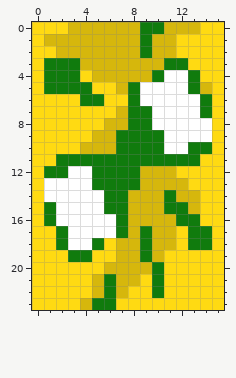
Pixel-art file -- Assets/Resources/Sprites/Cards/doubledown.aseprite. Above, as it was before the edit.
16x24 pixels, 1 frame.
The same view after the edit:
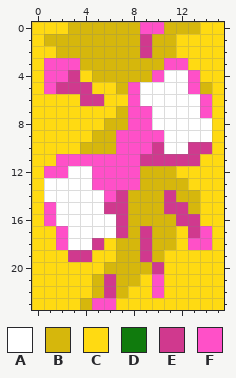
Palette (. is transparent): A #ffffff  B #d6b70c  C #ffda12  D #107b0d  E #d0398e  F #ff50c8
From old to new:
Changed rows in their new state; - is an unchanged pixel.
Layer "Layer 2":
first column x 1:
 0 --------FF----
 1 --------E-----
 2 --------E-----
 3 FFF-------FF--
 4 FFE------F--F-
 5 FEEE---F----F-
 6 ---EE--F-----F
 7 -------FF----F
 8 -------FF-----
 9 ------FFFF----
10 ------FFFE--EE
11 -FFFFFFFEEEEE-
12 FF--FFFF------
13 ----FFFF------
14 -----FE---E---
15 F----EE---EE--
16 F-----E----EE-
17 -F----E-E---EF
18 -F--E---E---FF
19 --EE----E-----
20 ---------E----
21 -----E---F----
22 -----E---F----
23 ----FF--------
Boxes around the changes in both pictures, in picture pixels (x1, y1, x2, y2):
changed: (44, 22, 212, 310)
